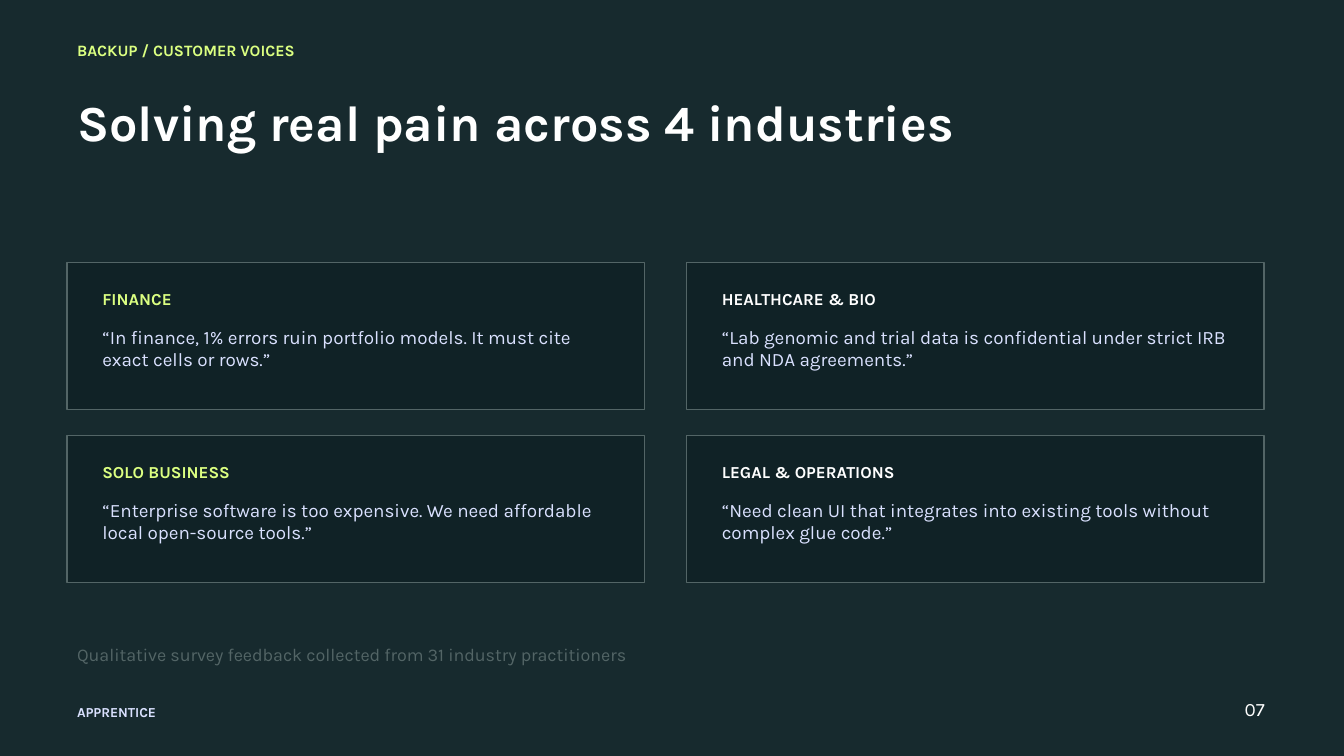
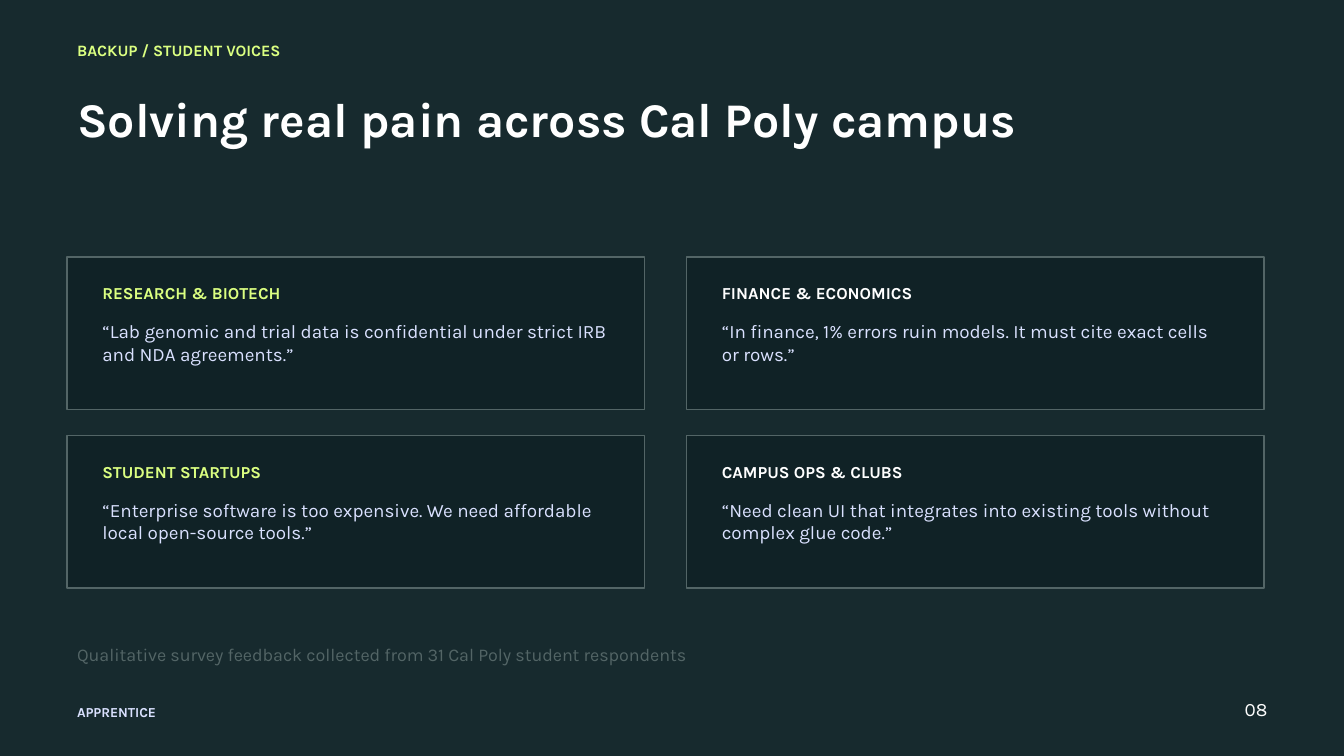
Before and after one commit to zedk1929/local-ai-job-trainer, a slide deck: slide 8 of pitch-deliverables/output/Apprentice_Draft_2.pptx (slide 7 before the commit). Drawn at 1344x756 pixels with LibreOffice and Linux fonts; fonts in the diff are those of the drawing. Boxes give left, top, right and bottom in pixels: in the first picture for what was removed or moved away, otherwise in the second. Text is boxed around its words. In the diff, an @@ line names an element or a change of style, - is before the commit and + after.

Commit message:
feat(pitch): adapt presentation to 4-minute Cal Poly student pitch and add glass-in-latte safety catch example

```diff
--- a/pitch-deliverables/output/Apprentice_Draft_2.pptx
+++ b/pitch-deliverables/output/Apprentice_Draft_2.pptx
@@ text at <box>77,45,280,56</box>: text changed @@
-BACKUP / CUSTOMER VOICES
+BACKUP / STUDENT VOICES
@@ text at <box>77,102,1016,148</box>: text changed; size 36 to 34.5 pt @@
-Solving real pain across 4 industries
+Solving real pain across Cal Poly campus
@@ rectangle: place and size @@
-rectangle at <box>68,262,645,409</box>
+rectangle at <box>68,257,645,409</box>
@@ rectangle: place and size @@
-rectangle at <box>687,262,1264,409</box>
+rectangle at <box>687,257,1264,409</box>
@@ text at <box>102,288,281,300</box>: text changed @@
-FINANCE
+RESEARCH & BIOTECH
@@ text at <box>722,288,912,300</box>: text changed @@
-HEALTHCARE & BIO
+FINANCE & ECONOMICS
@@ text "“Lab genomic and trial data ...": place and size @@
-text "“Lab genomic and trial data ..." at <box>722,331,1226,371</box>
+text "“Lab genomic and trial data ..." at <box>102,325,607,366</box>
@@ text at <box>722,325,1208,361</box>: text changed @@
-“In finance, 1% errors ruin portfolio models. It must cite exact cells or rows.”
+“In finance, 1% errors ruin models. It must cite exact cells or rows.”
@@ rectangle: place and size @@
-rectangle at <box>68,436,645,583</box>
+rectangle at <box>68,436,645,588</box>
@@ rectangle: place and size @@
-rectangle at <box>687,436,1264,583</box>
+rectangle at <box>687,436,1264,588</box>
@@ text at <box>102,467,261,479</box>: text changed @@
-SOLO BUSINESS
+STUDENT STARTUPS
@@ text at <box>722,467,902,479</box>: text changed @@
-LEGAL & OPERATIONS
+CAMPUS OPS & CLUBS
@@ text at <box>77,649,686,665</box>: text changed @@
-Qualitative survey feedback collected from 31 industry practitioners
+Qualitative survey feedback collected from 31 Cal Poly student respondents
@@ text at <box>1245,704,1268,717</box>: text changed @@
-07
+08
```
Also in this commit, not shown: 8 other slides changed, 1 slide added, 1 slide removed, 13 other files.
